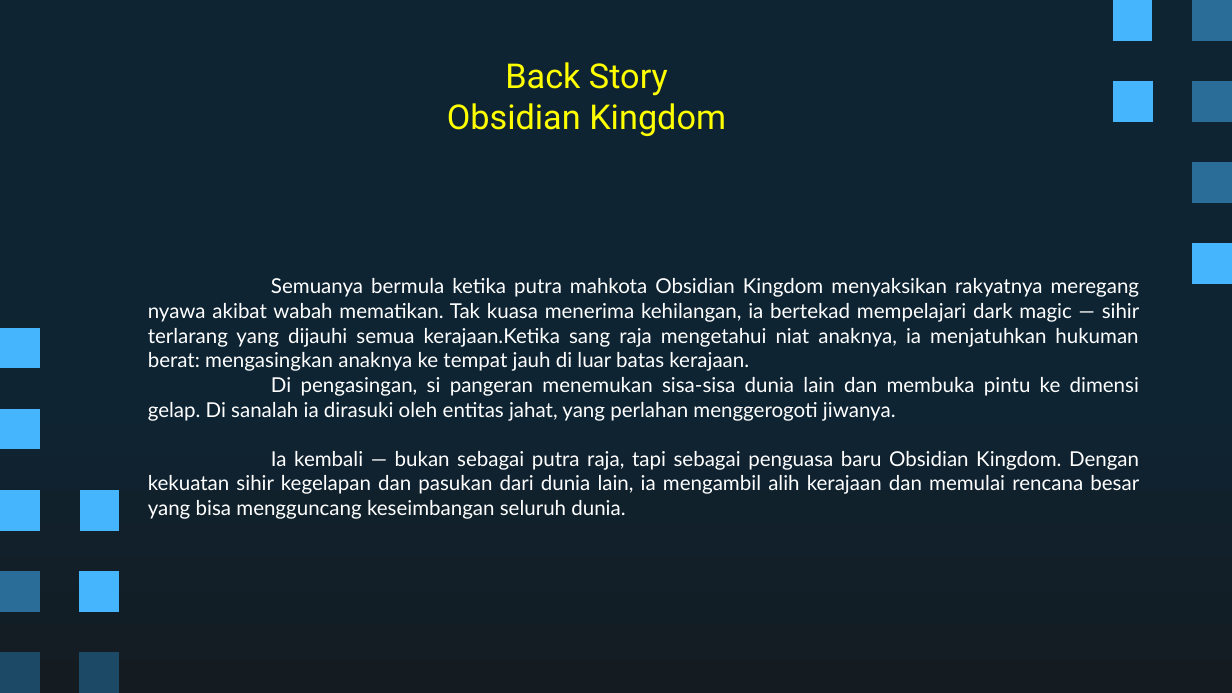
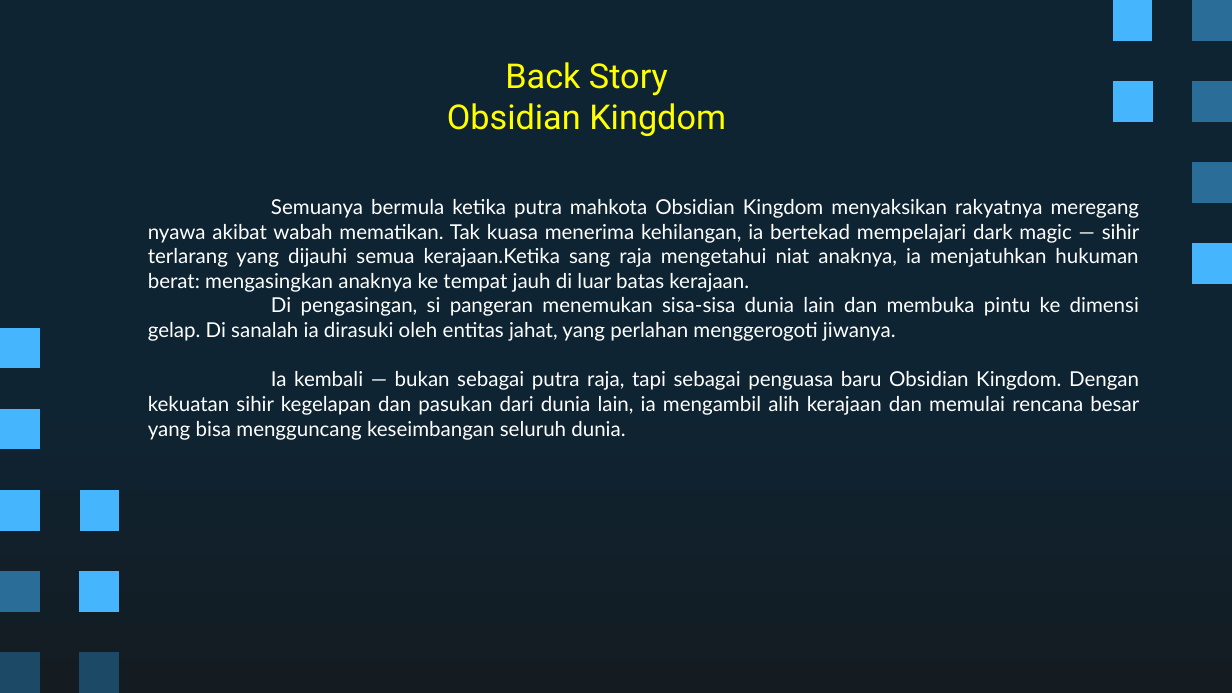
Before and after one commit to Ricardhad/gameProgProject, a slide deck: slide 3 of Super Pixel Vintage Gaming by Slidesgo.pptx. Drawn at 1232x693 pixels with LibreOffice and Linux fonts; fonts in the diff are those of the drawing. Boxes give left, top, right and bottom in pixels: in the first picture for what was removed or moved away, otherwise in the second. Text is boxed around its words. In the diff, an @@ line names an element or a change of style, - is before the commit and + after.

```diff
--- a/Super Pixel Vintage Gaming by Slidesgo.pptx
+++ b/Super Pixel Vintage Gaming by Slidesgo.pptx
@@ text "Semuanya bermula ketika putra mahkota ...": place and size @@
-text "Semuanya bermula ketika putra mahkota ..." at (148, 278, 1140, 519)
+text "Semuanya bermula ketika putra mahkota ..." at (148, 199, 1140, 440)
```
Also in this commit, not shown: 8 other slides changed.
